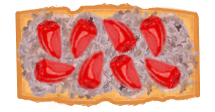
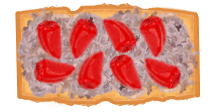
Two versions of the same layered image (215×112). Layer-by-layer changes:
painted on "Pimiento sin tallo" (1st of 8) over [64, 19, 177, 90]
"Pimiento sin tallo" (2nd of 8): opacity 98% → 100%, painted on it over [36, 19, 167, 64]
painted on "Pimiento sin tallo" (3rd of 8) over [36, 19, 177, 90]
painted on "Pimiento sin tallo" (4th of 8) over [64, 19, 167, 64]
painted on "Pimiento sin tallo" (5th of 8) over [64, 19, 177, 90]
painted on "Pimiento sin tallo" (6th of 8) over [128, 26, 167, 64]
painted on "Pimiento sin tallo" (7th of 8) over [128, 26, 177, 88]
painted on "Pimiento sin tallo" (8th of 8) over [36, 19, 128, 64]
painted on "Atún" over [36, 19, 177, 90]
painted on "Pan" over [36, 19, 177, 90]
painted on "Fondo" over [36, 19, 177, 90]
